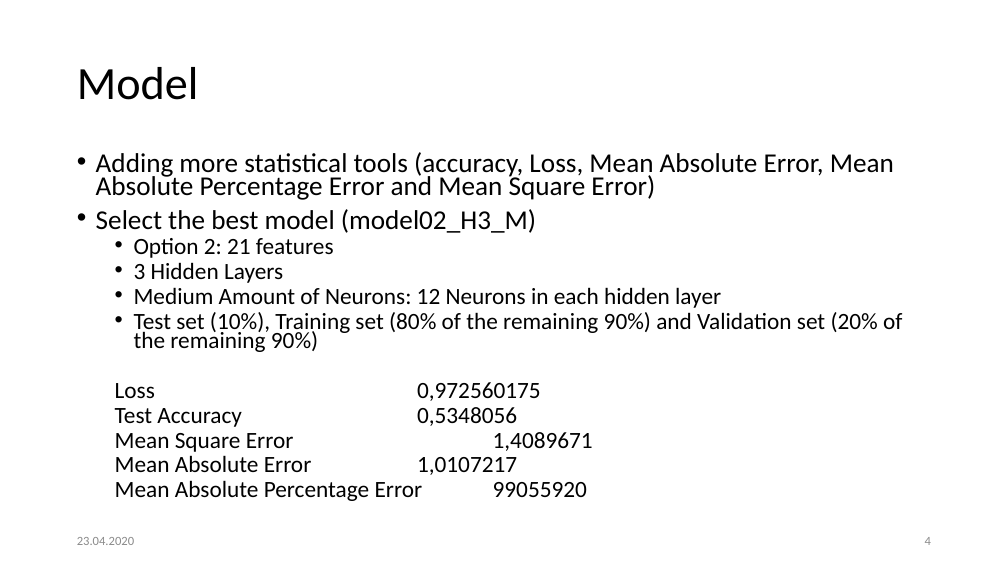
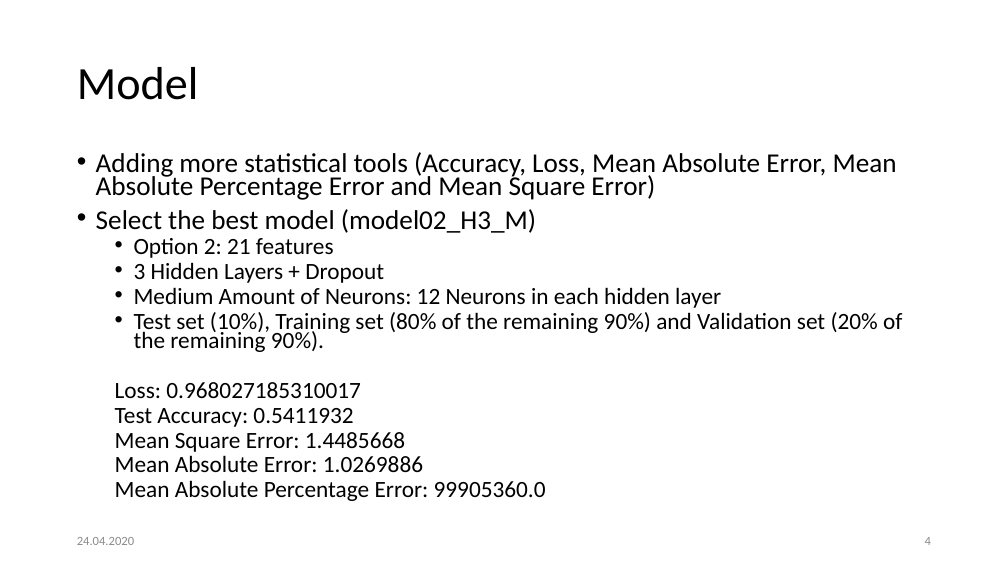
Before and after one commit to Khaledjallouli/project, a slide deck: slide 4 of Daily/sprint6/Sprint6_Review.pptx. Drawn at 1008x567 pixels with LibreOffice and Linux fonts; fonts in the diff are those of the drawing; background and template pictures are left out. Boxes give left, top, right and bottom in pixels: in the first picture for what was removed or moved away, otherwise in the second. Text is boxed around its words. In the diff, an @@ line names an element or a change of style, - is before the commit and + after.

Commit message:
best model update

```diff
--- a/Daily/sprint6/Sprint6_Review.pptx
+++ b/Daily/sprint6/Sprint6_Review.pptx
@@ text at <box>96,152,897,200</box>: text changed @@
-• Adding more statistical tools (accuracy, Loss, Mean Absolute Error, Mean Absolute Percentage Error and Mean Square Error)
+• Adding more statistical tools (Accuracy, Loss, Mean Absolute Error, Mean Absolute Percentage Error and Mean Square Error)
@@ text at <box>134,262,384,283</box>: text changed @@
-  • 3 Hidden Layers
+  • 3 Hidden Layers + Dropout
@@ text at <box>115,312,902,501</box>: text changed @@
-  • Test set (10%), Training set (80% of the remaining 90%) and Validation set (20% of the remaining 90%)
-  Loss 0,972560175
-  Test Accuracy 0,5348056
-  Mean Square Error 1,4089671
-  Mean Absolute Error 1,0107217
-  Mean Absolute Percentage Error 99055920
+  • Test set (10%), Training set (80% of the remaining 90%) and Validation set (20% of the remaining 90%).
+  Loss: 0.968027185310017
+  Test Accuracy: 0.5411932
+  Mean Square Error: 1.4485668
+  Mean Absolute Error: 1.0269886
+  Mean Absolute Percentage Error: 99905360.0
@@ text at <box>77,537,134,545</box>: text changed @@
-23.04.2020
+24.04.2020
```
Also in this commit, not shown: 7 other slides changed, 2 other files.
